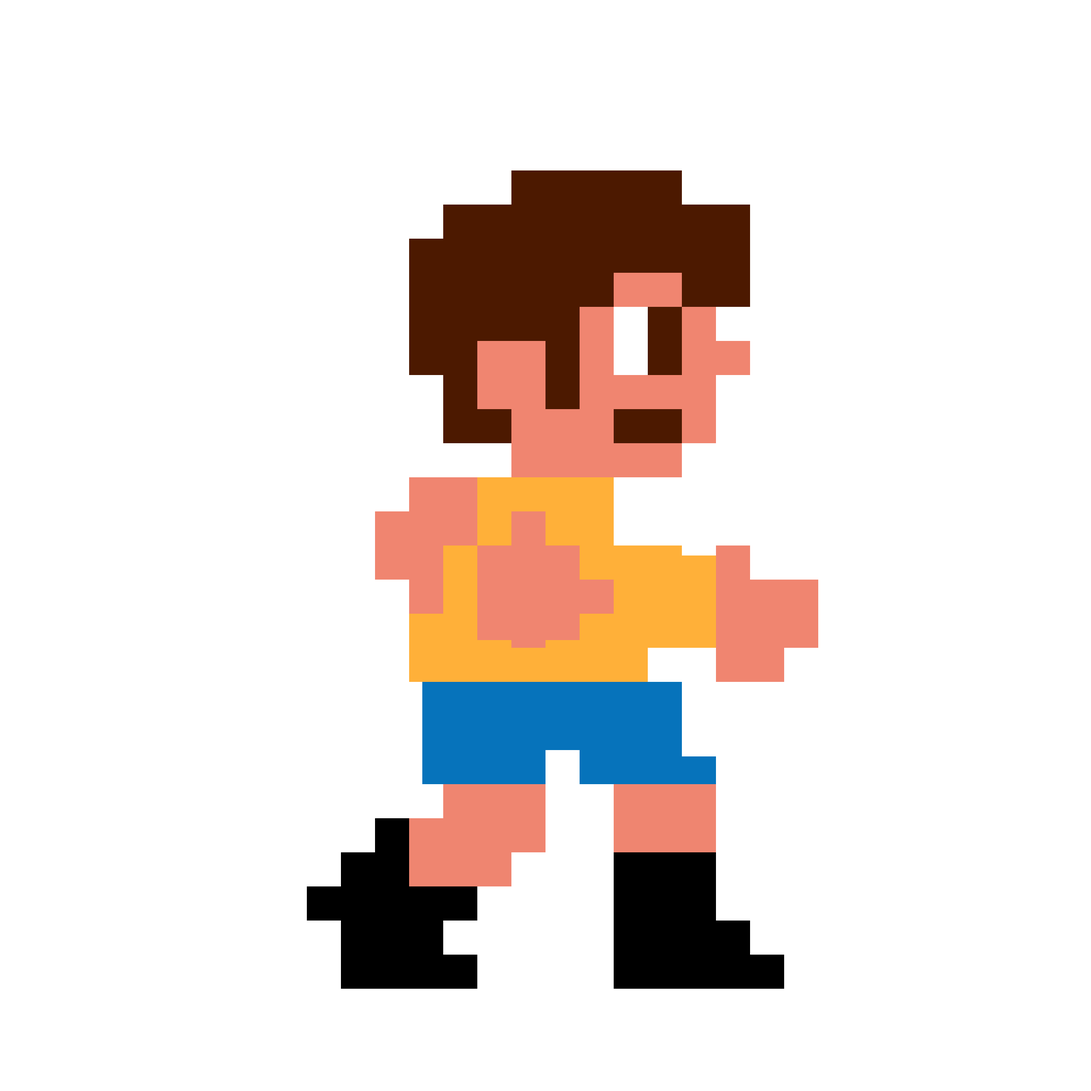
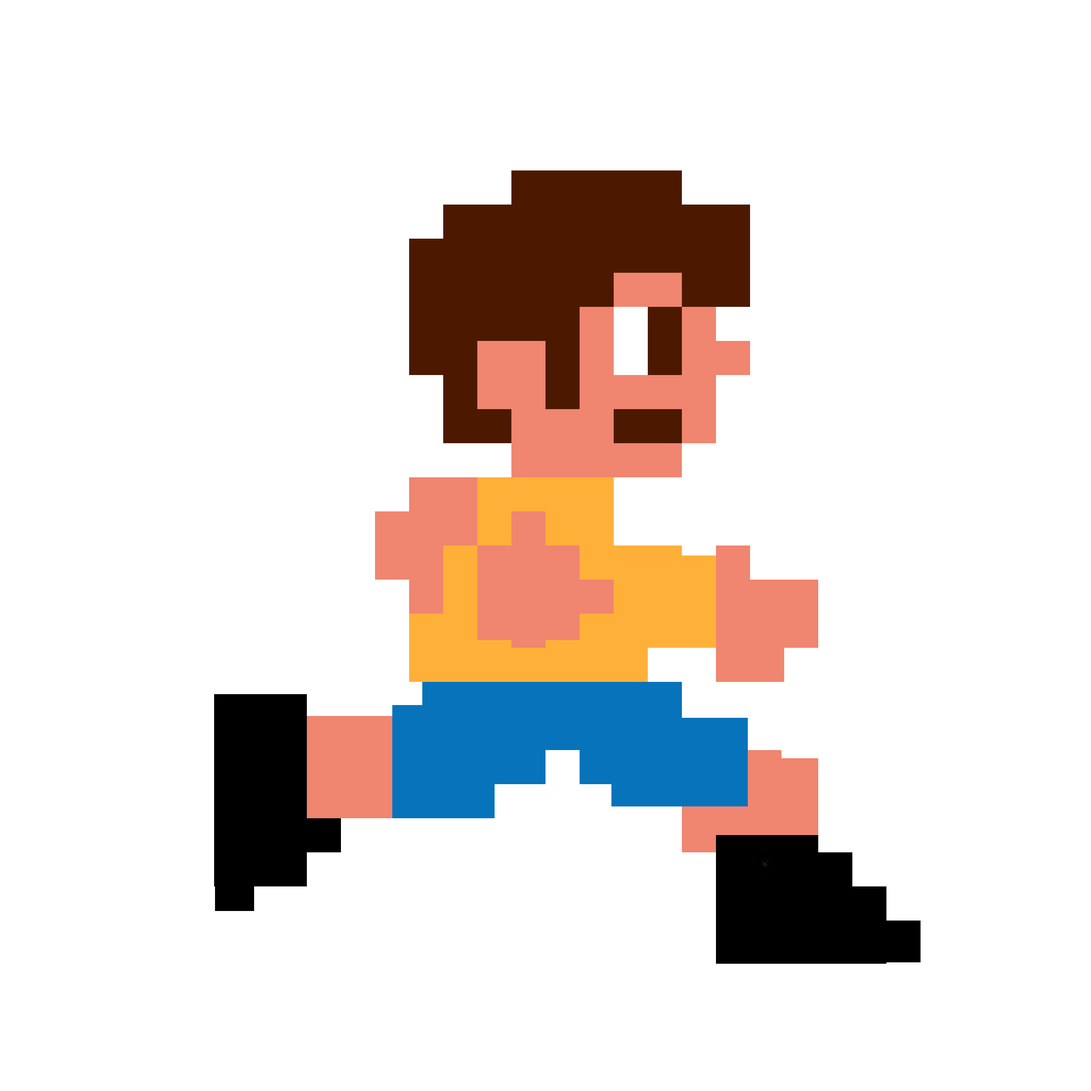
Layers edited between the first and the second 1091 × 1091 image:
showed "Layer 1 copy" over [214, 694, 921, 965]
hid "Layer 1" over [306, 705, 819, 990]
hid "Background" over [214, 694, 921, 990]
